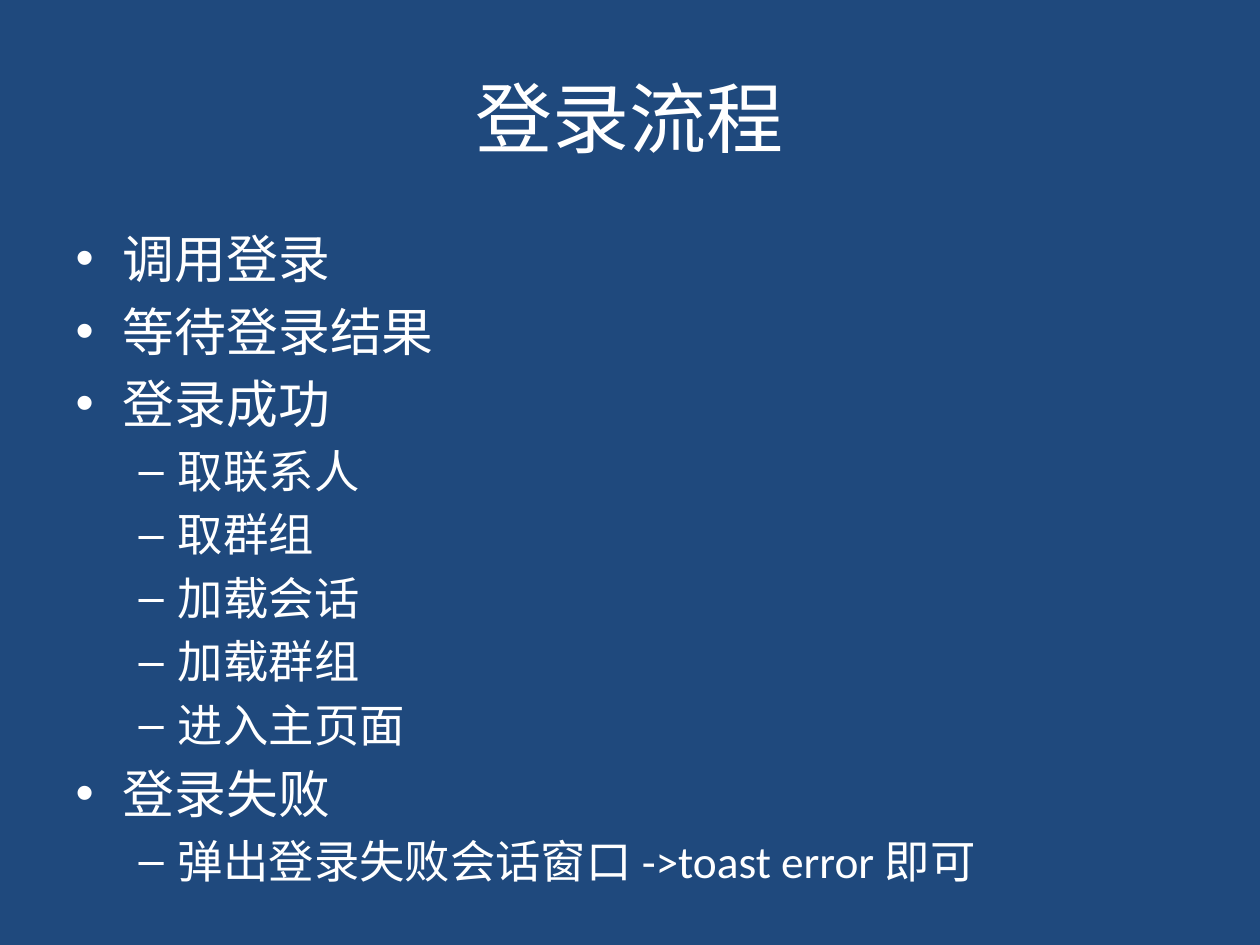
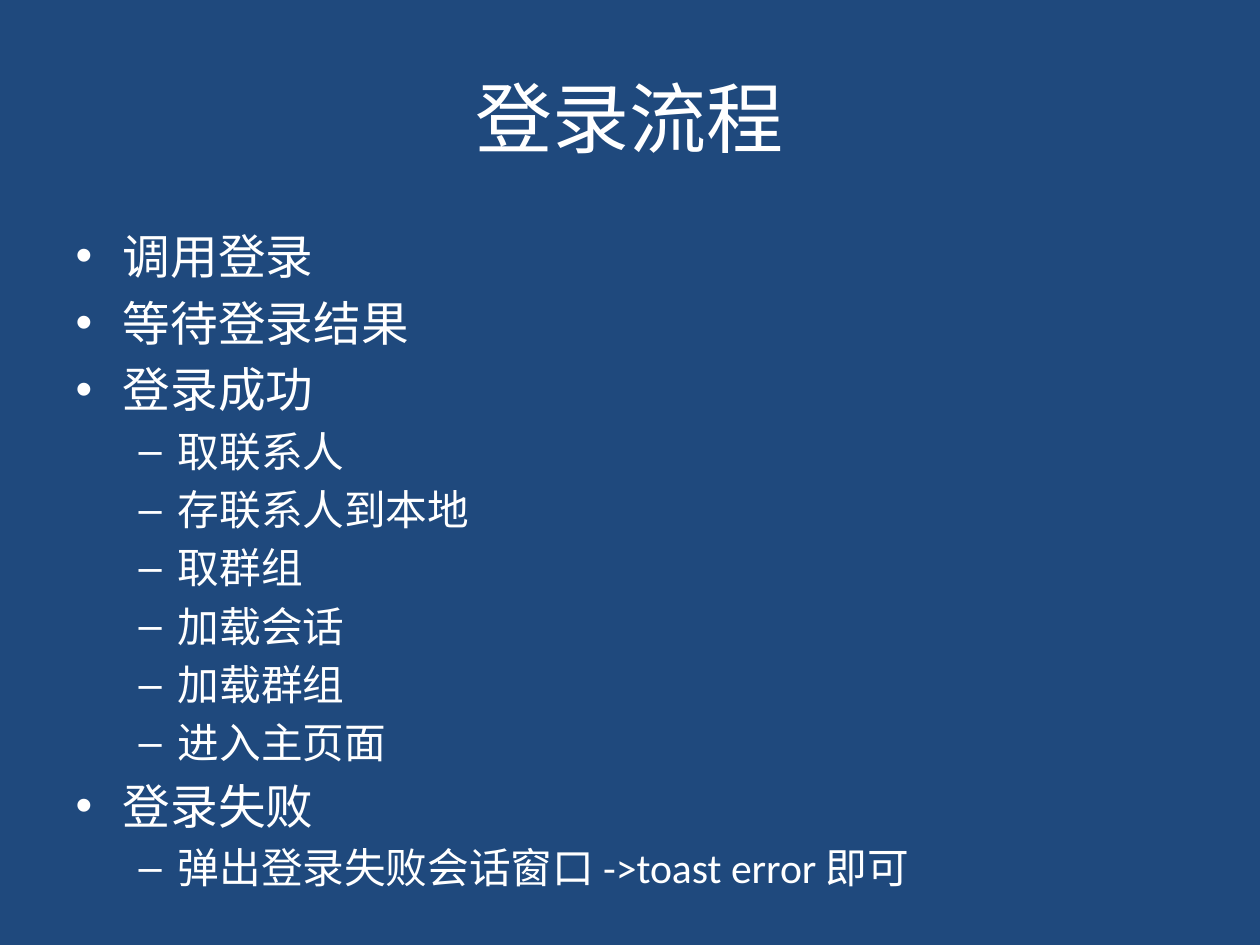
Before and after one commit to youniworld/easemobintegration, a slide deck: slide 22 of easemob_sdk_integration.pptx (slide 7 before the commit). Drawn at 1260x945 pixels with LibreOffice and Linux fonts; fonts in the diff are those of the drawing. Boxes give left, top, right and bottom in pixels: in the first picture for what was removed or moved away, otherwise in the second. Text is boxed around its words. In the diff, an @@ line names an element or a change of style, - is before the commit and + after.

```diff
--- a/easemob_sdk_integration.pptx
+++ b/easemob_sdk_integration.pptx
@@ text at [123,234,909,887]: size 29.6 to 27.2 pt in "调用登录", "等待登录结果", "登录成功", "登录失败"; size 25.9 to 23.8 pt in "取联系人", "取群组", "加载会话", "加载群组" and 2 more places @@
@@ text at [178,490,469,529]: paragraph added @@
+  – 存联系人到本地
```
Also in this commit, not shown: 7 other slides changed, 26 slides added, 2 slides removed.
